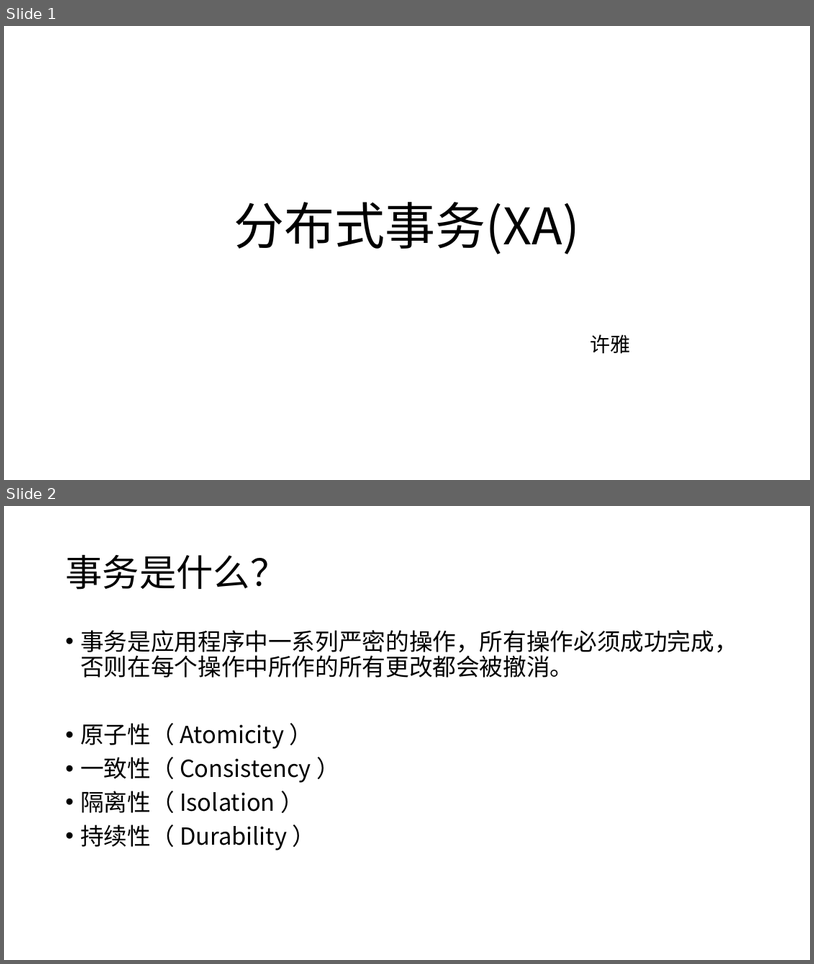
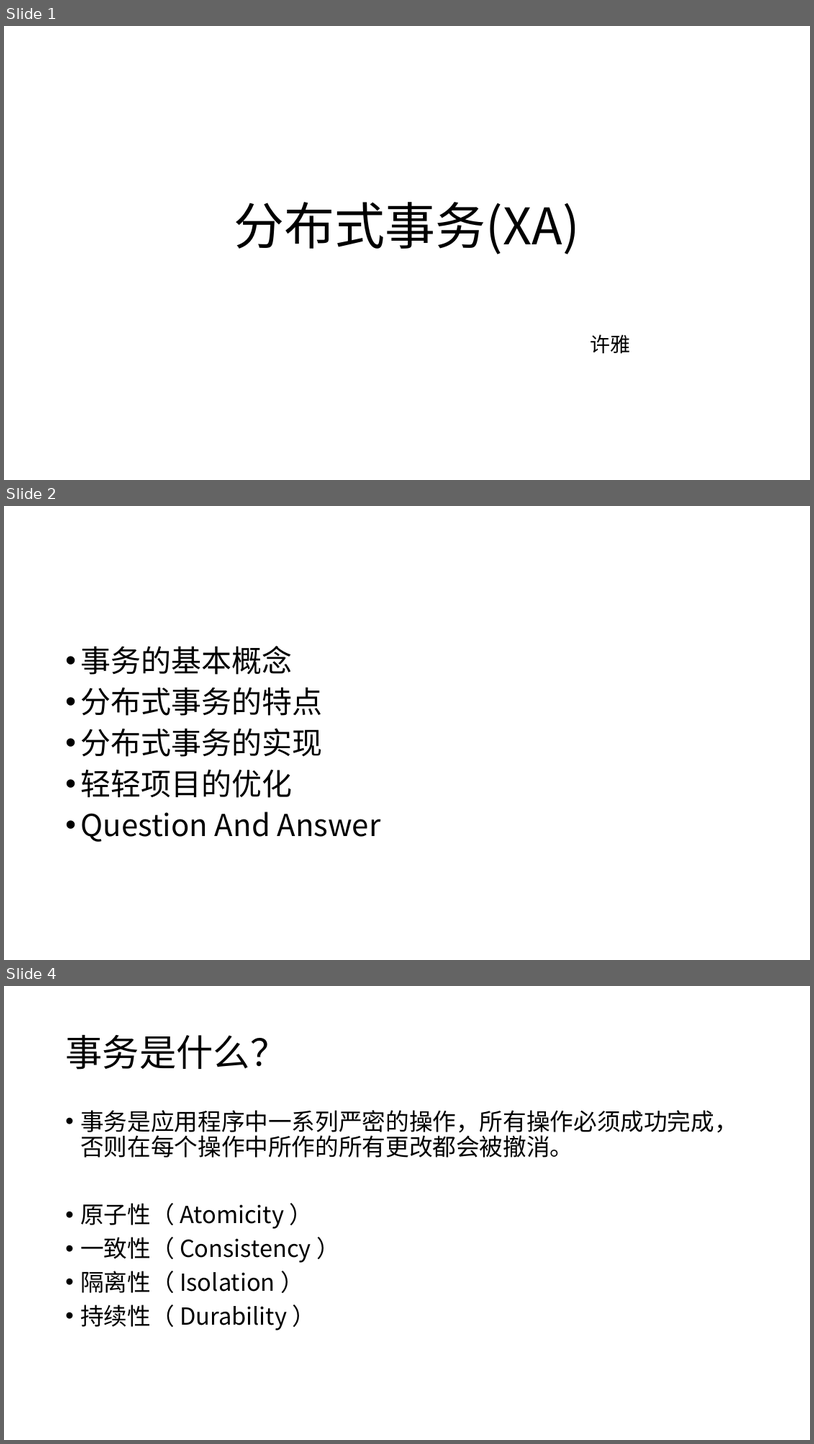
Before and after one commit to courage89/xa_presentation, a slide deck: 分布式事务.pptx. Shown one above the other, each under a label of ours: slides 1 and 2 before the commit, slides 1, 2 and 4 after it; the slides between them are not shown. The pictures are 814x964 and 814x1444 pixels, drawn with LibreOffice and Linux fonts; fonts in the diff are those of the drawing. Boxes give left, top, right and bottom in pixels: in the first picture for what was removed or moved away, otherwise in the second. Text is boxed around its words. In the diff, an @@ line names an element or a change of style, - is before the commit and + after.

```diff
--- a/分布式事务.pptx
+++ b/分布式事务.pptx
@@ slide 2 added at bbox=[4, 506, 810, 960], background #FFFFFF @@
@@ text added at bbox=[80, 646, 381, 842], 36 pt, text #000000 @@
+• 事务的基本概念
+• 分布式事务的特点
+• 分布式事务的实现
+• 轻轻项目的优化
+• Question And Answer
@@ what was slide 2 is now slide 4 @@
```
Also in this commit, not shown: 1 slide changed, 3 other slides added, 2 slides removed.
